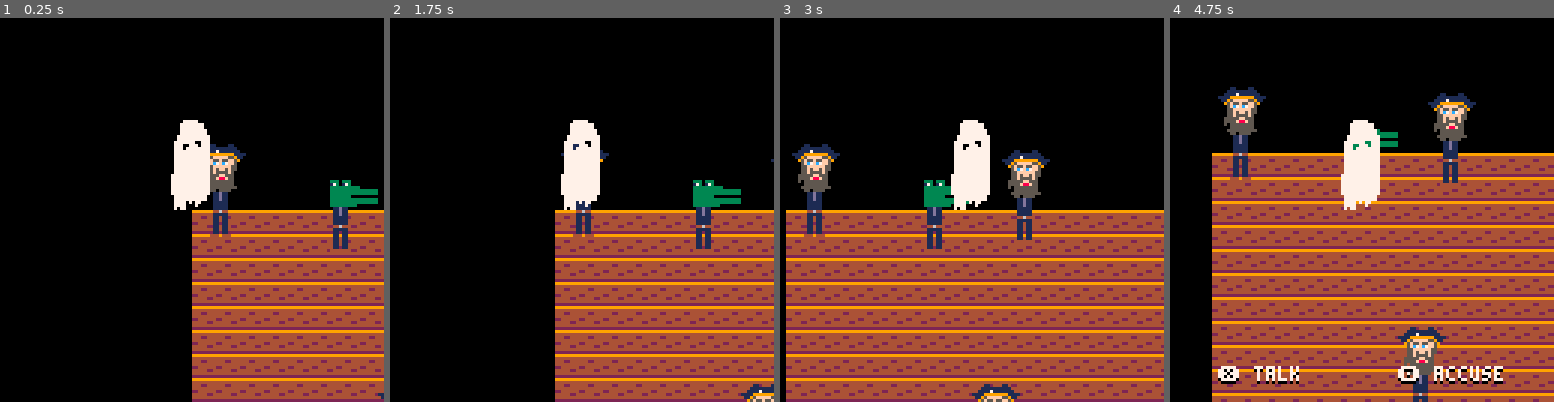
Above: before the commit, frames 1-4 (left to right).
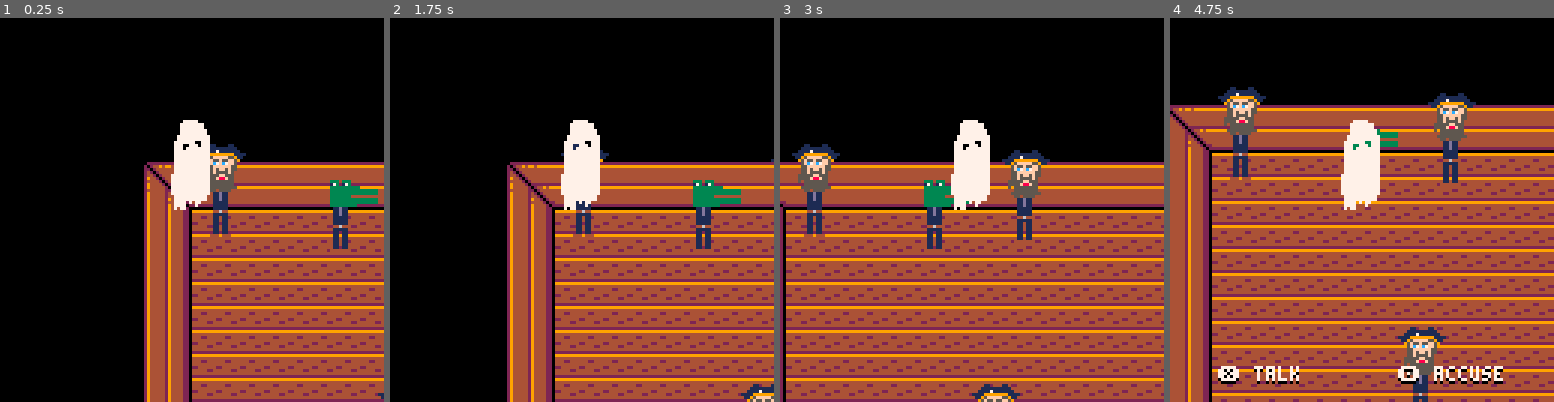
Above: after the commit, the same moments.

Repository: Alfie-Edwards/jaccuse
Game: PICO-8 cartridge game.p8
The game is run twice, just before and just after one commit, with the same random seed, the same clock (stepped at 60 frames per second) and the same inputs.
Inputs (mouse positions are in pixels of both pictures, inside the frame that each line leads up to):
- Up to frame 1 (0.25 s): no input
- Up to frame 2 (1.75 s): tap X (X key) at 0.33, 1.07 s; click (670, 121) at 0.67 s; tap O (Z key) at 0.7, 1.7 s; click (436, 267) at 1.22 s; hold Right from 1.6 s (still down)
- Up to frame 3 (3 s): click (887, 114) at 1.77 s; tap X (X key) at 1.85, 2.97 s; release Right at 2.1 s; tap O (Z key) at 2.1, 2.5, 2.9 s; hold Up 2.15-2.42 s; click (952, 259) at 2.32 s; hold Right from 2.47 s (still down); click (1014, 106) at 2.87 s
- Up to frame 4 (4.75 s): release Right at 3.03 s; hold Left 3.08-3.58 s; tap O (Z key) every 0.4 s from 3.3 to 4.5 s; click (1465, 256) at 3.42 s; hold Down 3.63-3.97 s; click (1231, 102) at 3.97 s; hold Right 4.02-4.68 s; tap X (X key) at 4.08 s; click (1292, 248) at 4.52 s; hold Up from 4.73 s (still down)

The runs differ from the first frame. In frame 1, 11% of the frame differs, in the area x 37-100%, y 37-100%; in frame 2, 12%; in frame 3, 9.1%; in frame 4, 16%, in the area x 0-100%, y 22-100%.

Commit message:
Add walls

Diff:
--- a/game.p8
+++ b/game.p8
@@ -22,6 +22,10 @@
 		guest6 = sprite(10, 2, 2, 8, 16),
 		guest7 = sprite(12, 2, 2, 4, 16),
 		guest8 = sprite(14, 2, 2, 8, 16),
+		wall_corner = sprite(221, 2, 2, 16, 16),
+		wall_edge_h = sprite(223, 1, 2, 0, 16),
+		wall_edge_v = sprite(253, 2, 1, 16, 0),
+		floor = sprite(255, 1, 1, 0, 0),
 	}
 
 	init_mouse()
@@ -65,6 +69,21 @@
 
 function draw_bg()
 	cls(0)
+
+	-- Wall corners
+	draw_sprite(sprites.wall_corner, 0, 0, false, false)
+	draw_sprite(sprites.wall_corner, 240, 0, true, false)
+	draw_sprite(sprites.wall_corner, 240, 240, true, true)
+	draw_sprite(sprites.wall_corner, 0, 240, false, true)
+
+	-- Wall edges
+	for i = 0, 31 do
+		draw_sprite(sprites.wall_edge_h, i * 8, 0)
+		draw_sprite(sprites.wall_edge_h, i * 8, 240, false, true)
+		draw_sprite(sprites.wall_edge_v, 0, i * 8)
+		draw_sprite(sprites.wall_edge_v, 240, i * 8, true, false)
+	end
+
 	map(0, 0, 0, 0, 128, 128)
 end
 
@@ -89,9 +108,16 @@
 	}
 end
 
-
-function draw_sprite(sprite, x, y)
-	spr(sprite.id, x - sprite.ox, y - sprite.oy, sprite.w, sprite.h)
+function draw_sprite(sprite, x, y, flip_x, flip_y)
+	local ox = sprite.ox
+	local oy = sprite.oy
+	if flip_x then
+		ox = -ox
+	end
+	if flip_y then
+		oy = -oy
+	end
+	spr(sprite.id, x - ox, y - oy, sprite.w, sprite.h, flip_x, flip_y)
 end
 
 -- util ------------------------
Not shown, changed: 24 lines of the sprite sheet (__gfx__) section of game.p8
